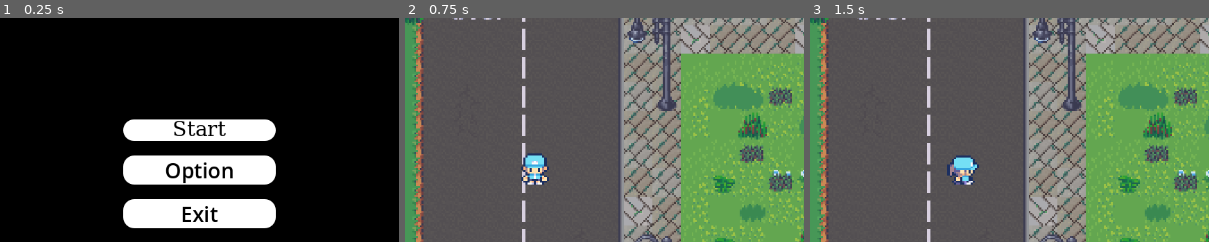
Above: before the commit, frames 1-3 (left to right).
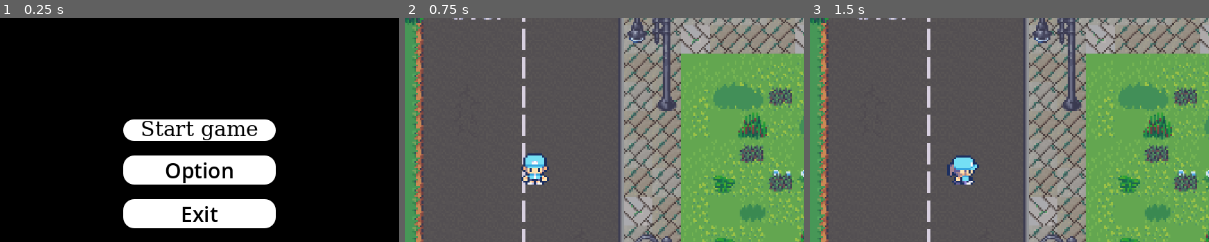
Above: after the commit, the same moments.

Repository: kevgan77/The-Return-of-The-Pineapple-Pizza
Game: Godot game, scene res://main_menu.tscn
Same seed, same stepped clock (60 frames per second), same inputs: the game is played once before the commit and once after it.
Inputs:
- Up to frame 1 (0.25 s): no input
- Up to frame 2 (0.75 s): click "Start" (after the commit: "Start game") at 0.5 s
- Up to frame 3 (1.5 s): tap Enter at 1.25 s; hold D (Right) from 1.28 s (still down); tap E (Damage) at 1.35 s
The pictures show only the part of the screen within x 25-75%, y 15-65%; the shares and areas given below are measured in that part.

The runs differ from the first frame. In frame 1, 1.0% of the frame differs, in the area x 35-65%, y 45-55%; in frame 2, nothing differs; in frame 3, nothing differs.

Commit message:
Revert "Merge branch 'UpdatingMap+Inventory'"
This reverts commit 416f8ab9f9a283b012caaa2d93ee5a12d3c31a50, reversing
changes made to f90ab4a8413bde6fa41ffd2ad9014b11932584a6.

Diff:
--- a/InventorySlot.tscn
+++ b/InventorySlot.tscn
@@ -8,24 +8,15 @@
 
 [node name="Background" type="NinePatchRect" parent="."]
 layout_mode = 0
-offset_right = 1148.0
-offset_bottom = 642.0
+offset_right = 40.0
+offset_bottom = 40.0
 
 [node name="ItemIcon" type="TextureRect" parent="."]
-layout_mode = 1
-anchors_preset = -1
-anchor_left = 5.603
-anchor_top = 2.29
-anchor_right = 5.603
-anchor_bottom = 2.29
-offset_left = -224.12
-offset_top = -91.6
-offset_right = -184.12
-offset_bottom = -51.6
+layout_mode = 0
+offset_right = 40.0
+offset_bottom = 40.0
 
 [node name="StackLabel" type="Label" parent="."]
 layout_mode = 0
-offset_left = 11.0
-offset_top = 7.0
-offset_right = 1145.0
-offset_bottom = 643.0
+offset_right = 40.0
+offset_bottom = 23.0
--- a/main_menu.tscn
+++ b/main_menu.tscn
@@ -99,7 +99,7 @@
 theme_override_styles/hover = SubResource("StyleBoxFlat_fu7sn")
 theme_override_styles/pressed = SubResource("StyleBoxFlat_jix8l")
 theme_override_styles/normal = SubResource("StyleBoxFlat_rhts7")
-text = "Start"
+text = "Start game"
 
 [node name="Option" type="Button" parent="VBoxContainer"]
 layout_mode = 2
--- a/player.gd
+++ b/player.gd
@@ -82,8 +82,3 @@
 func _on_return_back_body_entered(body: Node2D) -> void:
 	if body.is_in_group("Player"):
 		get_tree().change_scene_to_file("res://real_map.tscn")
-
-
-	if $AudioStreamPlayer2D.playing == false:
-		$AudioStreamPlayer2D.play()
-		pass
Not shown: 1 places in 2D_map.tscn that only renumber resources
Not shown, removed: Cozy Tunes - The Classics/Audio/mp3/Tracks/Gymnopédie No.1.mp3.import
Not shown, removed: Cozy Tunes - The Classics/Read Me.txt
Not shown, removed: Cozy Tunes - The Classics/Audio/mp3/Tracks/Gymnopédie No.1.mp3
